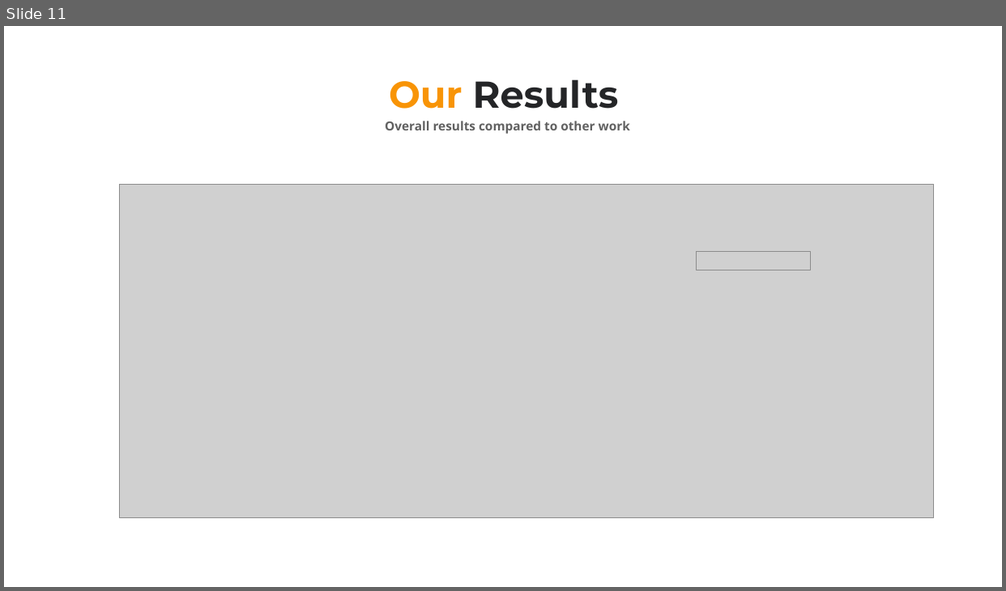
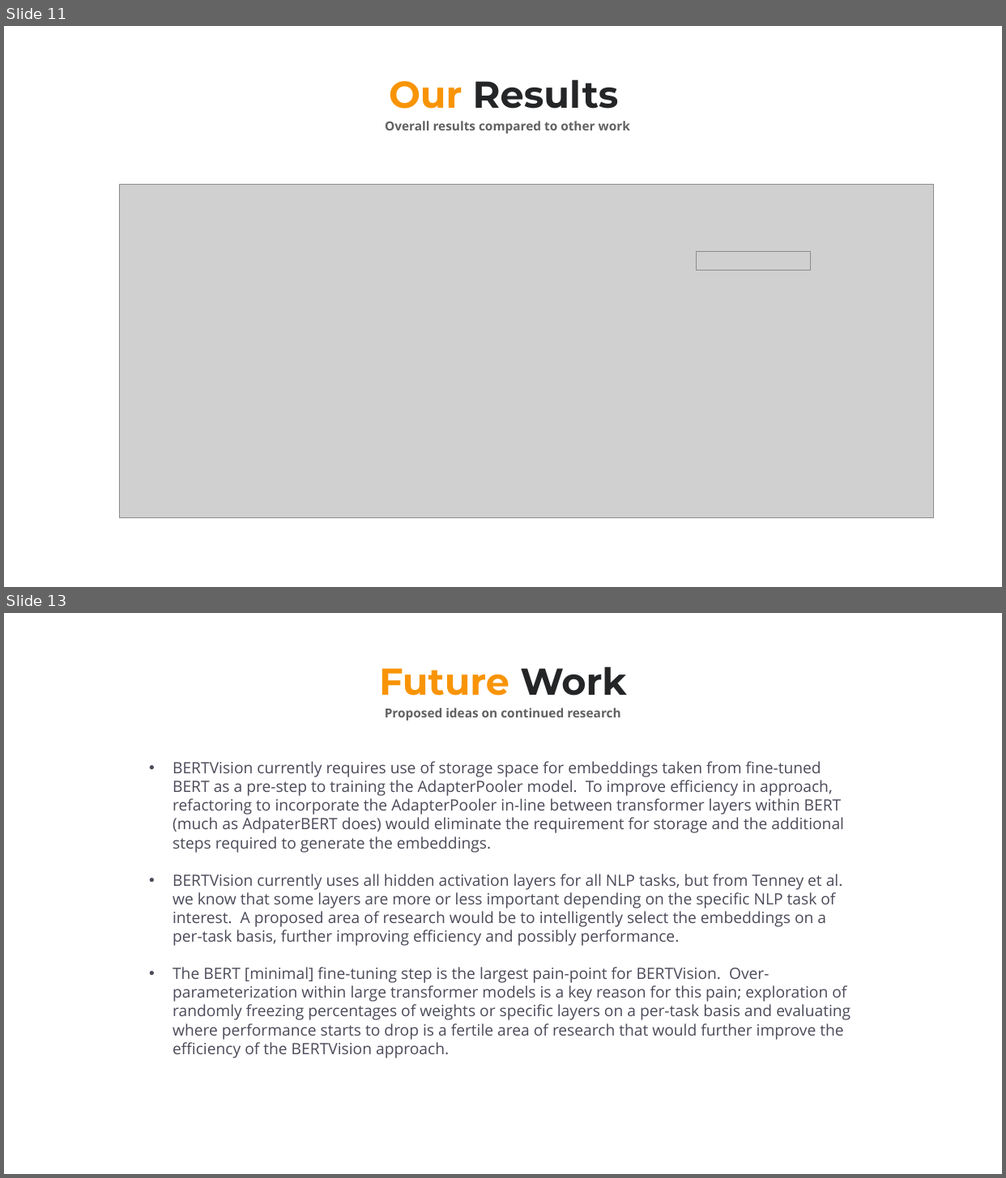
Before and after one commit to cbenge509/BERTVision, a slide deck: presentation/capstone/final presentation/capstone__jiang_benge_fogarty_king__final_presentation.pptx. Shown one above the other, each under a label of ours: slide 11 before the commit, slides 11 and 13 after it; the slides between them are not shown. The pictures are 1006x591 and 1006x1178 pixels, drawn with LibreOffice and Linux fonts; fonts in the diff are those of the drawing; grey boxes stand for pictures. Boxes give left, top, right and bottom in pixels: in the first picture for what was removed or moved away, otherwise in the second. Text is boxed around its words. In the diff, an @@ line names an element or a change of style, - is before the commit and + after.

```diff
--- a/presentation/capstone/final presentation/capstone__jiang_benge_fogarty_king__final_presentation.pptx
+++ b/presentation/capstone/final presentation/capstone__jiang_benge_fogarty_king__final_presentation.pptx
@@ slide 13 added at bbox=[4, 613, 1002, 1174], background #FFFFFF @@
@@ text added at bbox=[379, 666, 627, 696], 36 pt, text #F89406, bold @@
+Future Work
@@ text added at bbox=[385, 708, 620, 721], 12 pt, text #616161, bold @@
+Proposed ideas on continued research
@@ text added at bbox=[172, 761, 850, 1059], 15 pt, text #4B4B5A @@
+• BERTVision currently requires use of storage space for embeddings taken from fine-tuned BERT as a pre-step to training the AdapterPooler model. To improve efficiency in approach, refactoring to incorporate the AdapterPooler in-line between transformer layers within BERT (much as AdpaterBERT does) would eliminate the requirement for storage and the additional steps required to generate the embeddings.
+• BERTVision currently uses all hidden activation layers for all NLP tasks, but from Tenney et al. we know that some layers are more or less important depending on the specific NLP task of interest. A proposed area of research would be to intelligently select the embeddings on a per-task basis, further improving efficiency and possibly performance.
+• The BERT [minimal] fine-tuning step is the largest pain-point for BERTVision. Over-parameterization within large transformer models is a key reason for this pain; exploration of randomly freezing percentages of weights or specific layers on a per-task basis and evaluating where performance starts to drop is a fertile area of research that would further improve the efficiency of the BERTVision approach.
```
Also in this commit, not shown: 2 slides changed, 1 slide removed.
